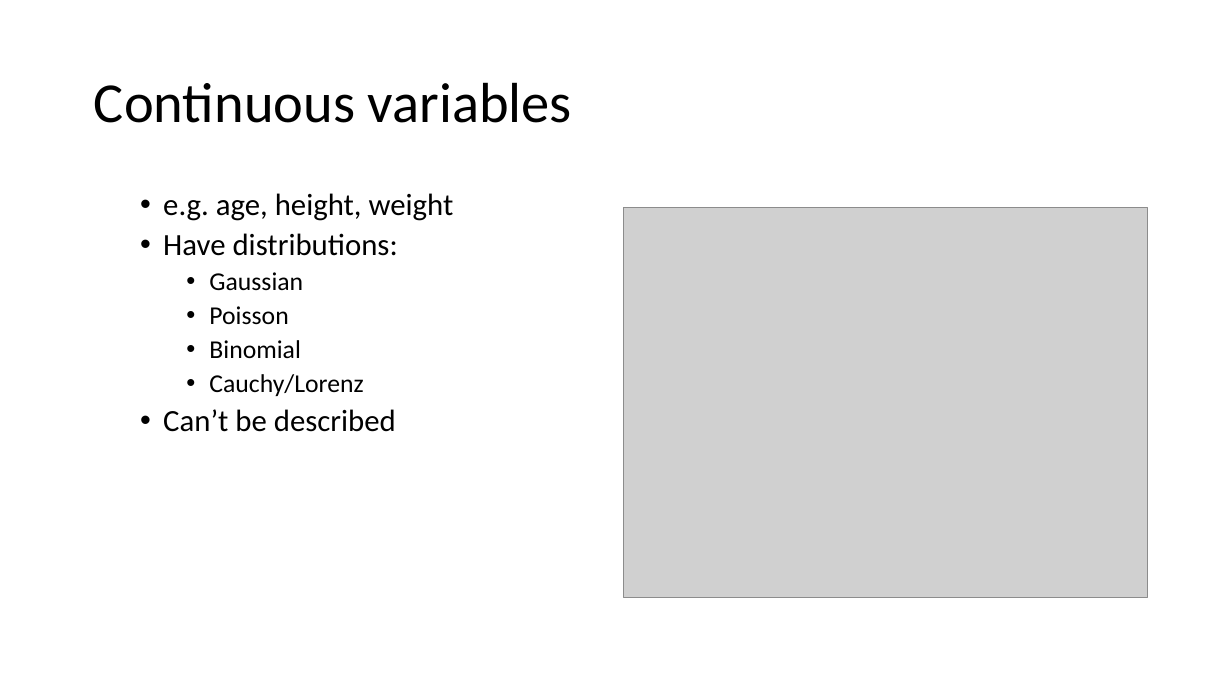
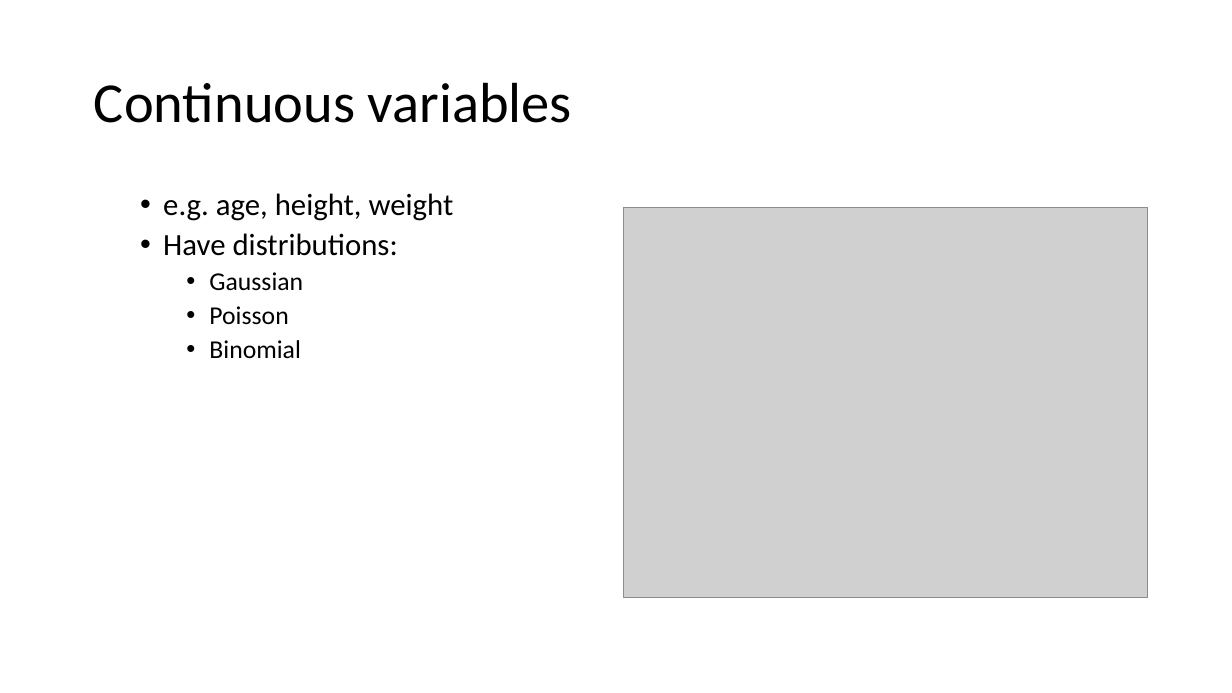
Before and after one commit to ClinicianCoders/ClinicianCoders, a slide deck: slide 7 of Workshops/Workshop6.pptx (slide 8 before the commit). Drawn at 1232x693 pixels with LibreOffice and Linux fonts; fonts in the diff are those of the drawing; grey boxes stand for pictures. Boxes give left, top, right and bottom in pixels: in the first picture for what was removed or moved away, otherwise in the second. Text is boxed around its words. In the diff, an @@ line names an element or a change of style, - is before the commit and + after.

```diff
--- a/Workshops/Workshop6.pptx
+++ b/Workshops/Workshop6.pptx
@@ text at [163,374,396,432]: paragraphs removed @@
-    • Cauchy/Lorenz
-  • Can’t be described
```
Also in this commit, not shown: 9 other slides changed, 3 slides removed, 7 other files.
